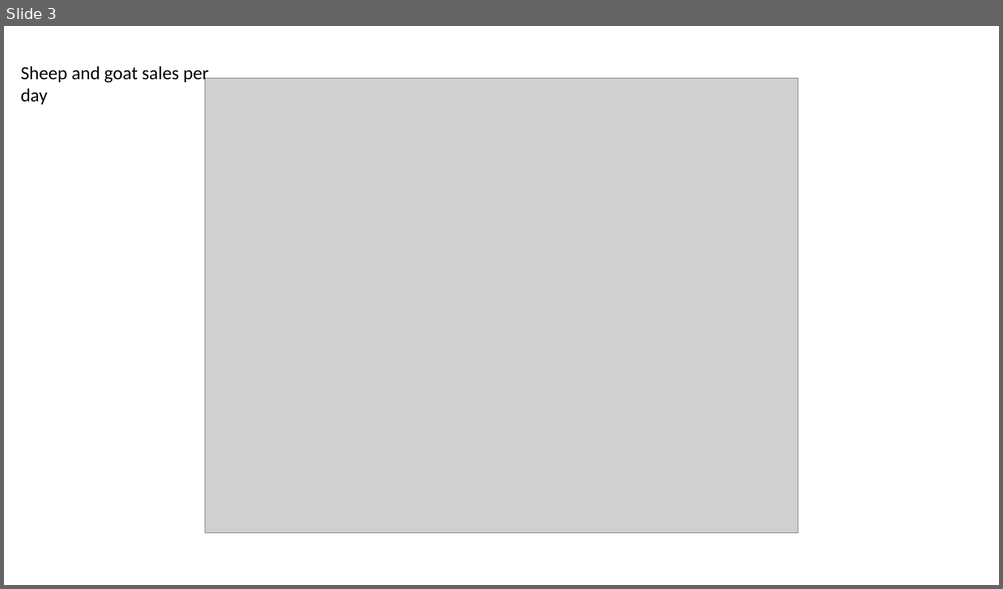
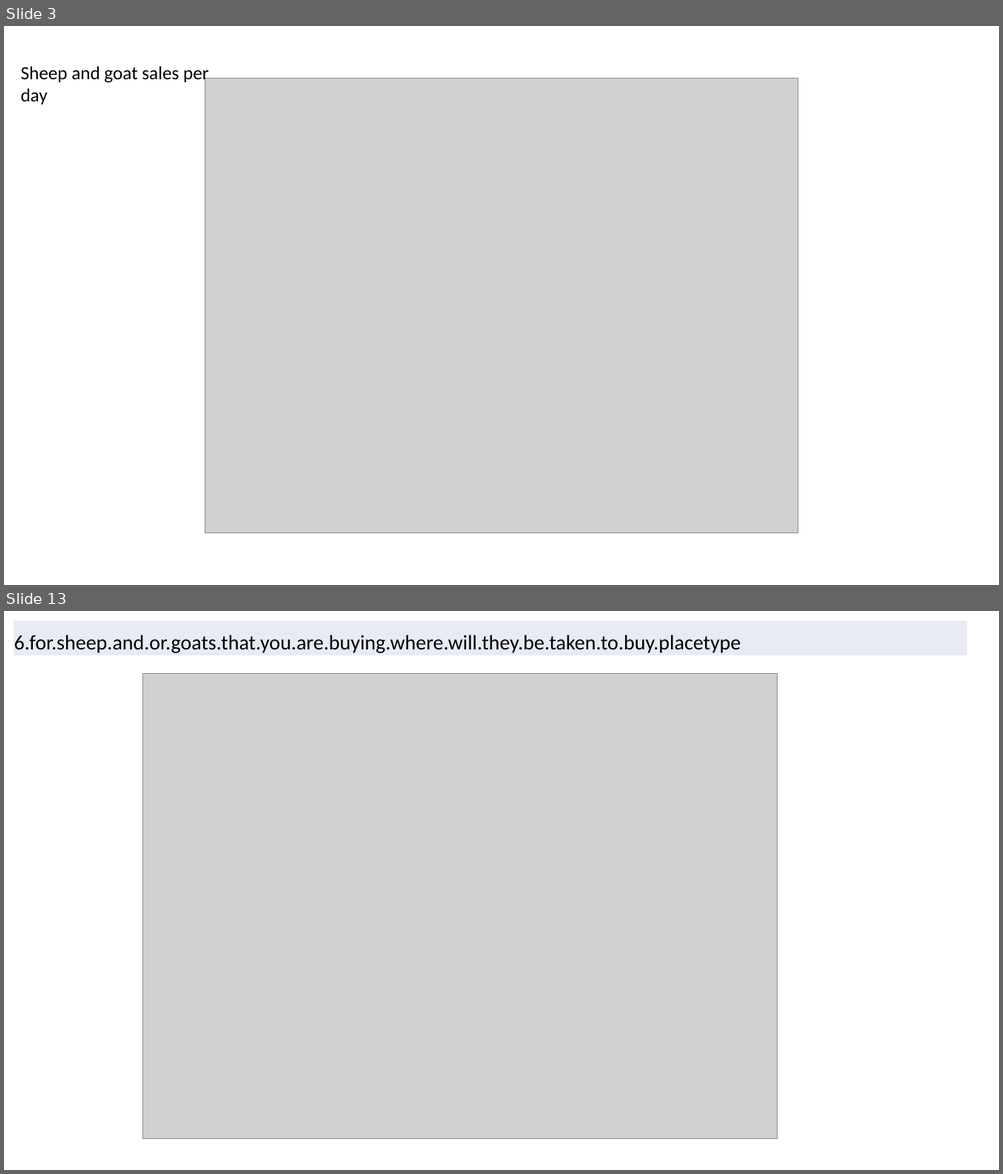
Before and after one commit to BethSavagar/Tanzania_markets, a slide deck: results-presentations/markets-descriptive-analysis.pptx. Shown one above the other, each under a label of ours: slide 3 before the commit, slides 3 and 13 after it; the slides between them are not shown. The pictures are 1003x589 and 1003x1174 pixels, drawn with LibreOffice and Linux fonts; fonts in the diff are those of the drawing; grey boxes stand for pictures. Boxes give left, top, right and bottom in pixels: in the first picture for what was removed or moved away, otherwise in the second. Text is boxed around its words. In the diff, an @@ line names an element or a change of style, - is before the commit and + after.

```diff
--- a/results-presentations/markets-descriptive-analysis.pptx
+++ b/results-presentations/markets-descriptive-analysis.pptx
@@ slide 13 added at [4, 611, 999, 1170], background #FFFFFF @@
@@ table added at [13, 620, 967, 656], 1 rows, 1 columns @@
+6.for.sheep.and.or.goats.that.you.are.buying.where.will.they.be.taken.to.buy.placetype
@@ picture added at [143, 674, 777, 1139] @@
```
Also in this commit, not shown: 9 other slides added, 54 other files.
